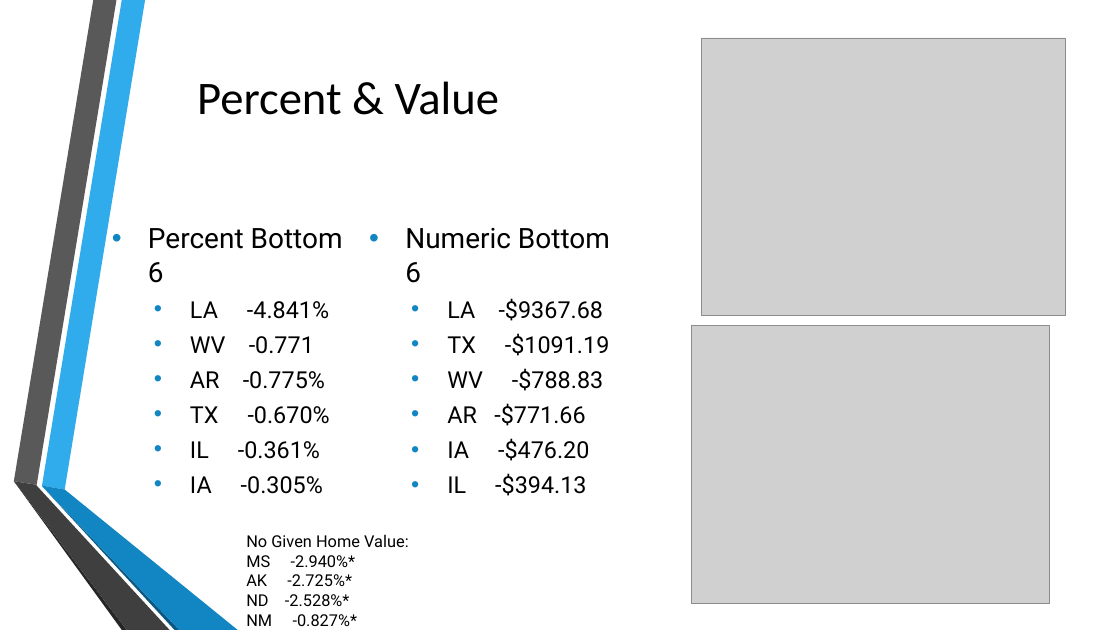
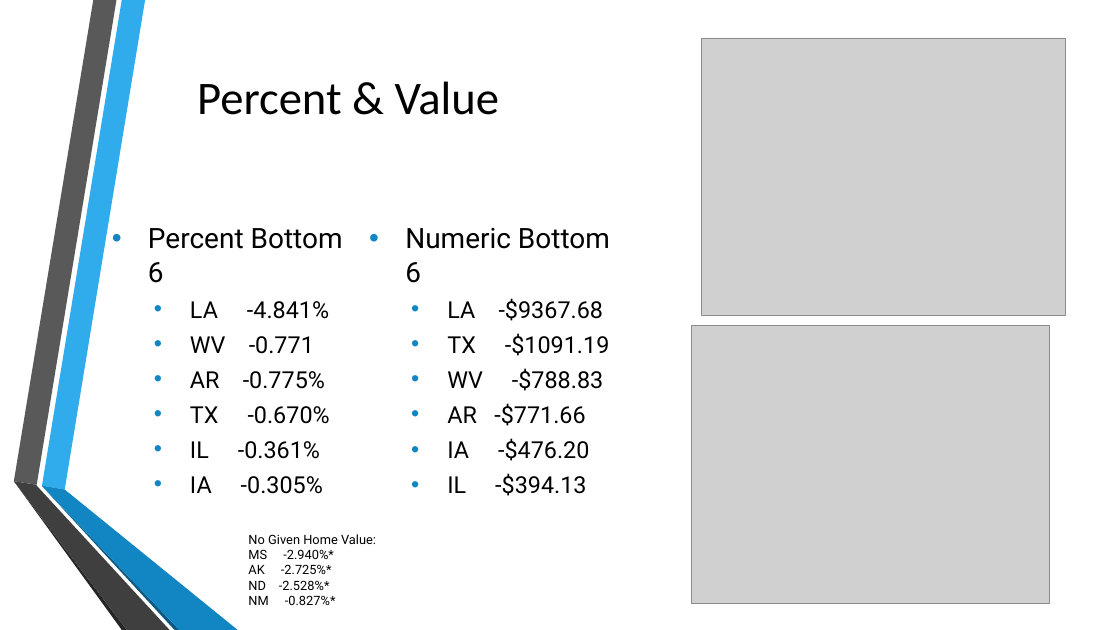
Before and after one commit to josephlomas/Project1_GroupRepo, a slide deck: slide 10 of Real Estate EDA.pptx. Drawn at 1120x630 pixels with LibreOffice and Linux fonts; fonts in the diff are those of the drawing; grey boxes stand for pictures. Boxes give left, top, right and bottom in pixels: in the first picture for what was removed or moved away, otherwise in the second. Text is boxed around its words. In the diff, an @@ line names an element or a change of style, - is before the commit and + after.

```diff
--- a/Real Estate EDA.pptx
+++ b/Real Estate EDA.pptx
@@ text "No Given Home Value:" at (248,534,376,605): size 14 to 11 pt @@
```
Also in this commit, not shown: 5 other slides changed, 2 slides added, 2 slides removed.
